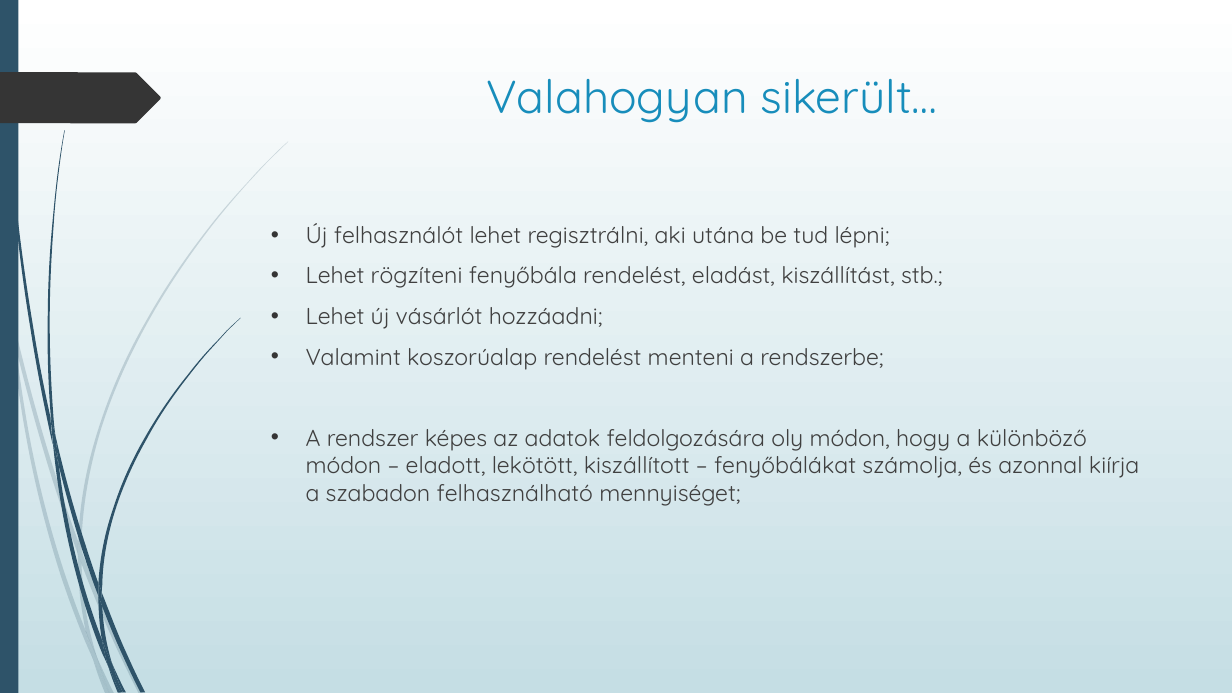
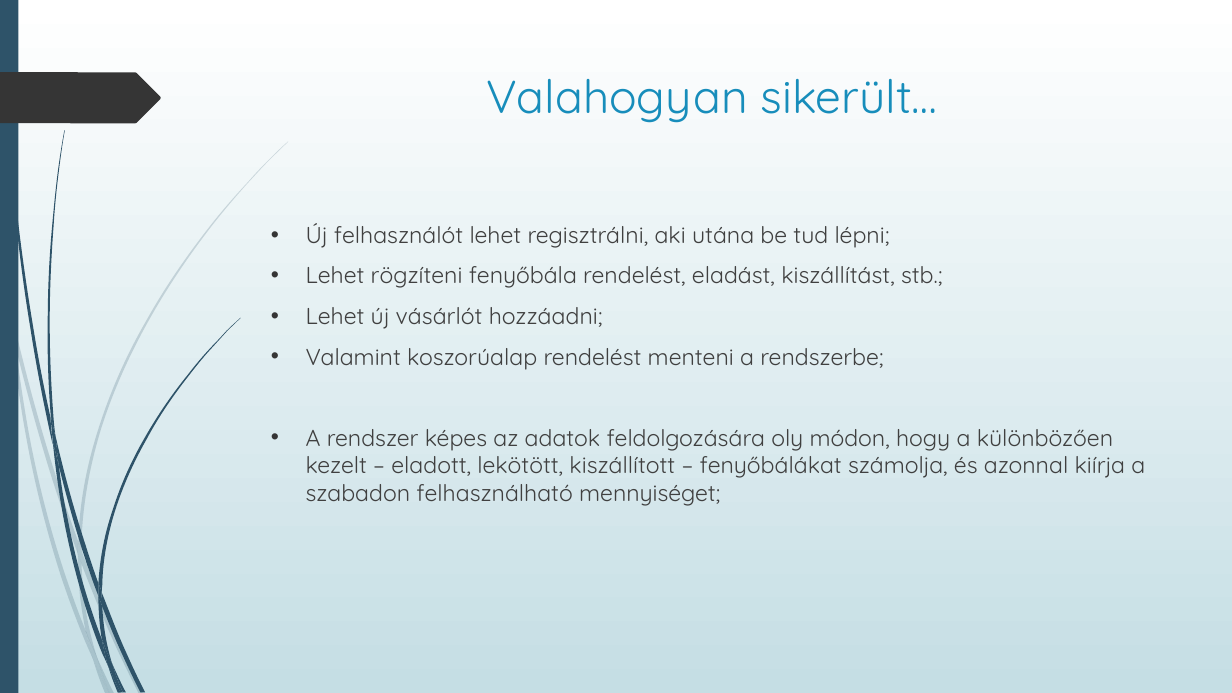
Before and after one commit to Prokiga/Vizsga_remek, a slide deck: slide 3 of Documents/Prezentáció.pptx. Drawn at 1232x693 pixels with LibreOffice and Linux fonts; fonts in the diff are those of the drawing. Boxes give left, top, right and bottom in pixels: in the first picture for what was removed or moved away, otherwise in the second. Text is boxed around its words. In the diff, an @@ line names an element or a change of style, - is before the commit and + after.

```diff
--- a/Documents/Prezentáció.pptx
+++ b/Documents/Prezentáció.pptx
@@ text at [306, 429, 1145, 506]: text changed @@
-• A rendszer képes az adatok feldolgozására oly módon, hogy a különböző módon – eladott, lekötött, kiszállított – fenyőbálákat számolja, és azonnal kiírja a szabadon felhasználható mennyiséget;
+• A rendszer képes az adatok feldolgozására oly módon, hogy a különbözően kezelt – eladott, lekötött, kiszállított – fenyőbálákat számolja, és azonnal kiírja a szabadon felhasználható mennyiséget;
```
Also in this commit, not shown: 2 other slides changed, 7 slides added.
